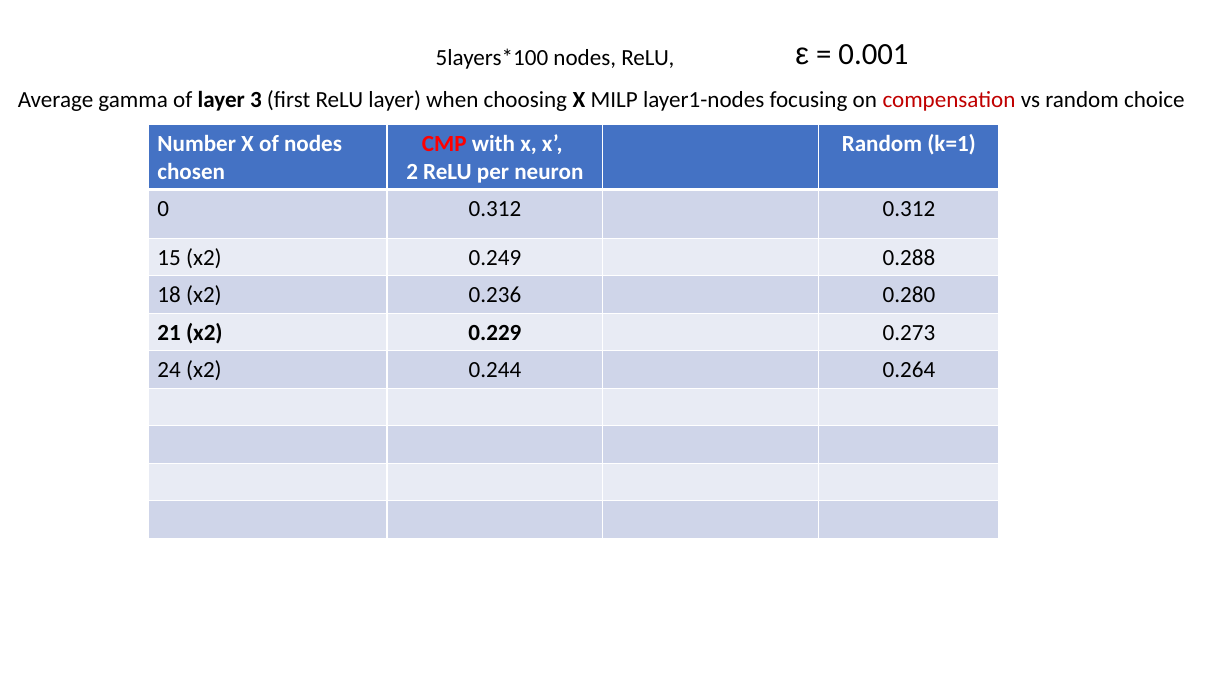
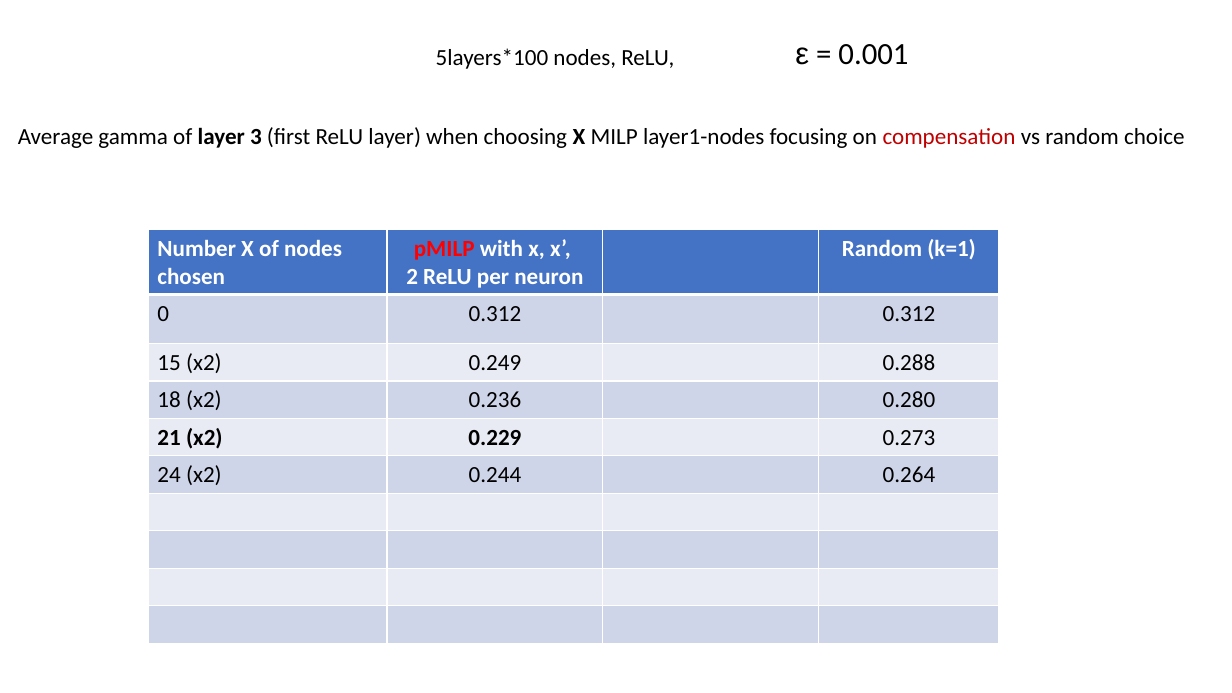
Before and after one commit to blaisegenest/vericompensate, a slide deck: slide 17 of lipschitz/Liptscitz.pptx (slide 11 before the commit). Drawn at 1232x693 pixels with LibreOffice and Linux fonts; fonts in the diff are those of the drawing. Boxes give left, top, right and bottom in pixels: in the first picture for what was removed or moved away, otherwise in the second. Text is boxed around its words. In the diff, an @@ line names an element or a change of style, - is before the commit and + after.

```diff
--- a/lipschitz/Liptscitz.pptx
+++ b/lipschitz/Liptscitz.pptx
@@ text "Average gamma of layer 3 ...": place and size @@
-text "Average gamma of layer 3 ..." at [18,90,1185,111]
+text "Average gamma of layer 3 ..." at [18,127,1185,148]
@@ table at [148,230,999,643] @@
-row 1, column 2: CMP with x, x’, / 2 ReLU per neuron
+row 1, column 2: pMILP with x, x’, / 2 ReLU per neuron
@@ table: place and size @@
-table at [148,125,999,538]
+table at [148,230,999,643]
```
Also in this commit, not shown: 11 other slides changed, 6 slides added, 2 other files.
